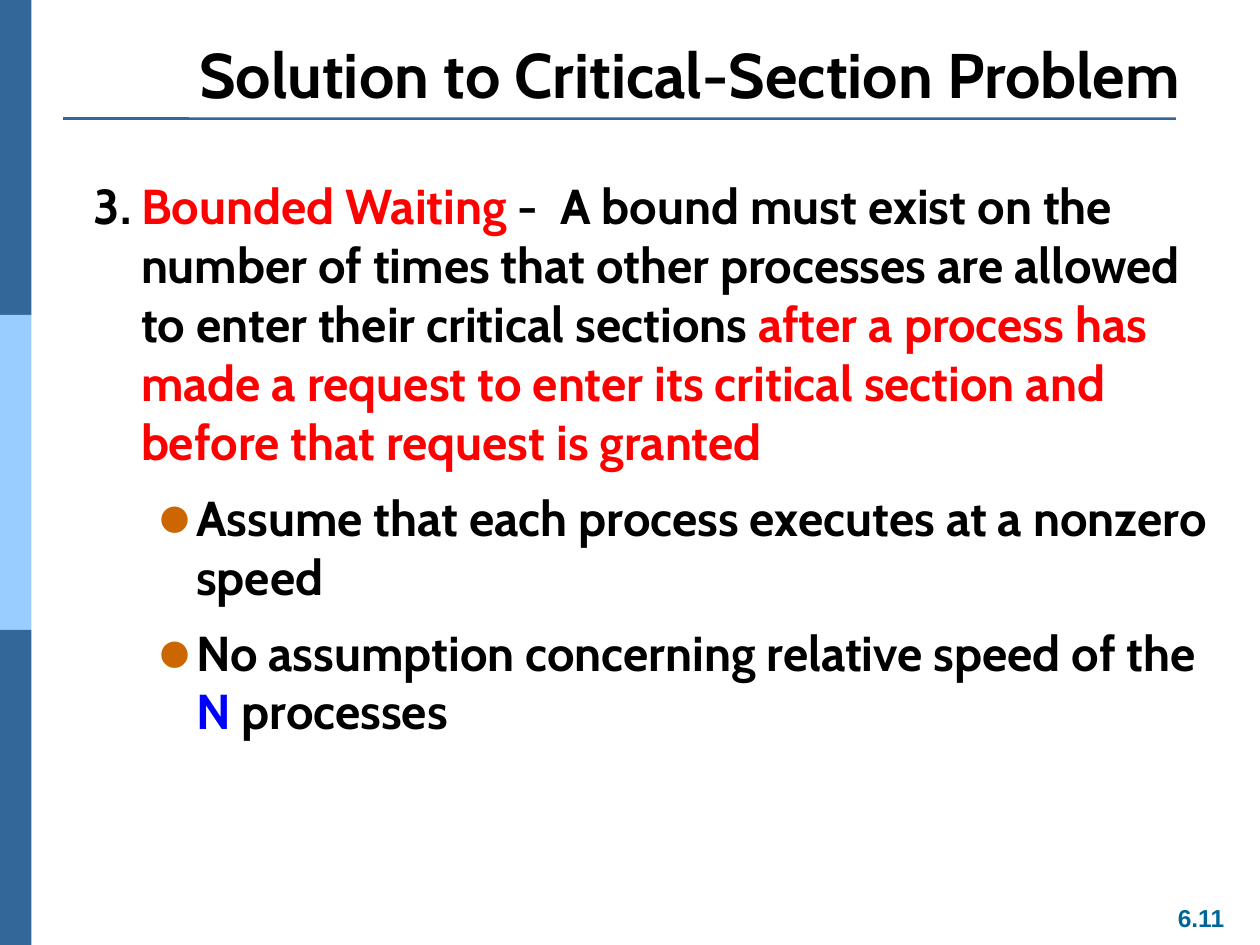
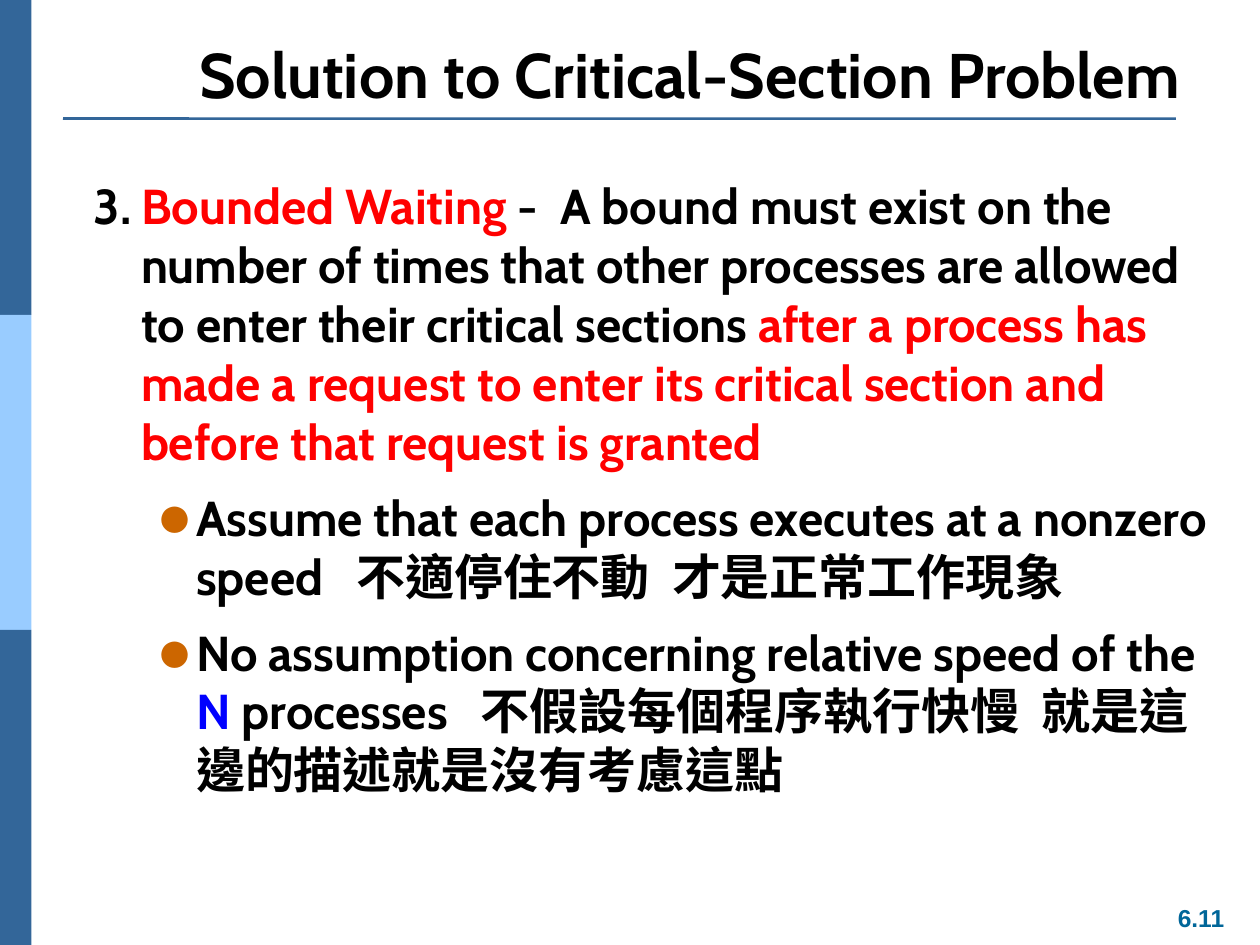
Before and after one commit to Yang09701194/OS_Learning, a slide deck: slide 11 of ch06.pptx. Drawn at 1260x945 pixels with LibreOffice and Linux fonts; fonts in the diff are those of the drawing. Boxes give left, top, right and bottom in pixels: in the first picture for what was removed or moved away, otherwise in the second. Text is boxed around its words. In the diff, an @@ line names an element or a change of style, - is before the commit and + after.

```diff
--- a/ch06.pptx
+++ b/ch06.pptx
@@ text at box(196, 499, 1206, 793): text changed @@
-  ● Assume that each process executes at a nonzero speed
-  ● No assumption concerning relative speed of the N processes
+  ● Assume that each process executes at a nonzero speed 不適停住不動 才是正常工作現象
+  ● No assumption concerning relative speed of the N processes 不假設每個程序執行快慢 就是這邊的描述就是沒有考慮這點
```
Also in this commit, not shown: 16 other slides changed, 1 slide added.
